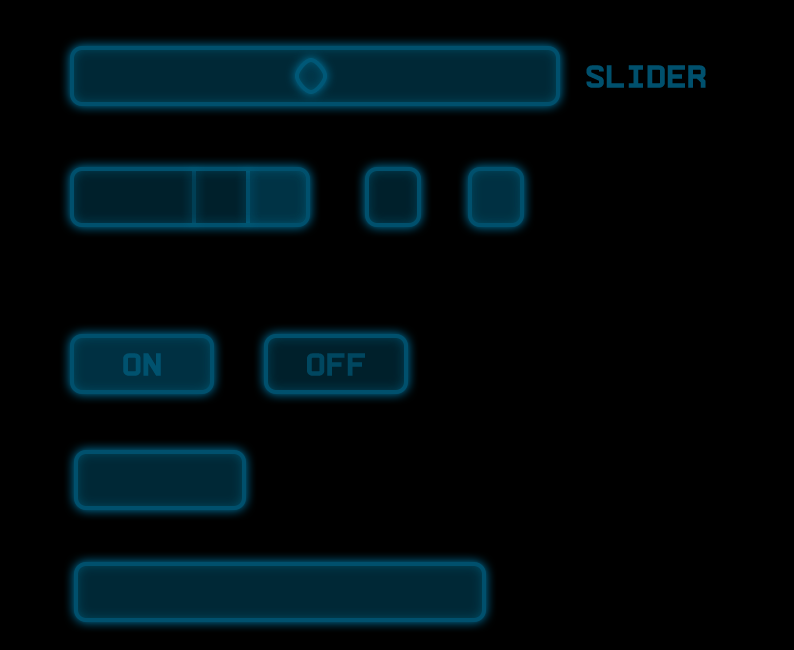
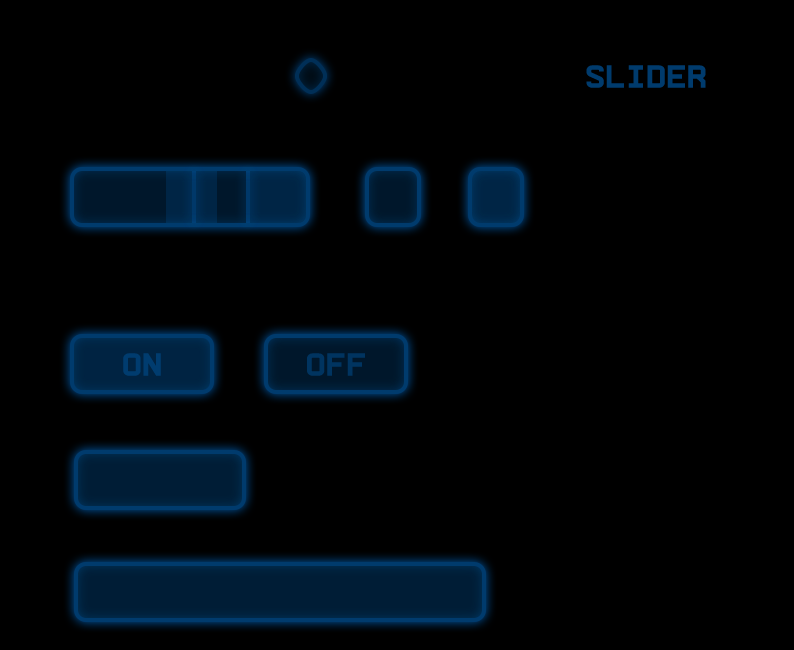
The second 794x650 image is a revision of the first. Changes to its layers:
hid "rect copy" over <box>70,46,560,106</box>
added layer "selected copy" (15%) in group "UISegemntedControl" over <box>166,171,217,223</box>
added layer "OnState copy" (15%) in group "export" over <box>472,171,520,223</box>
